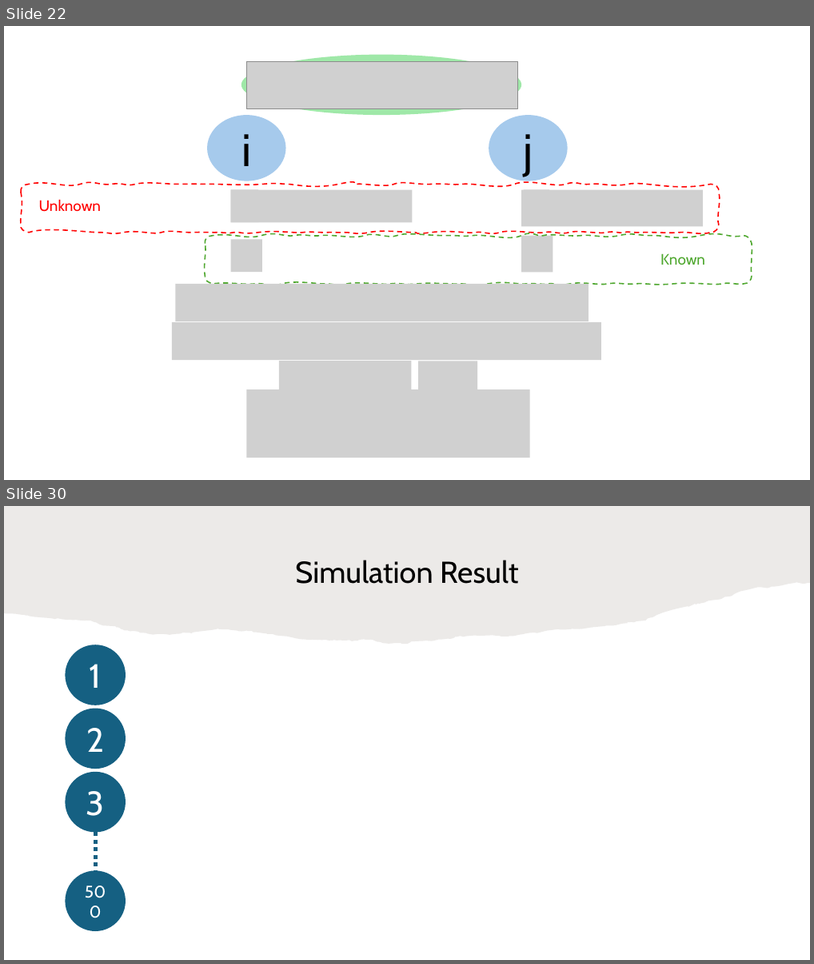
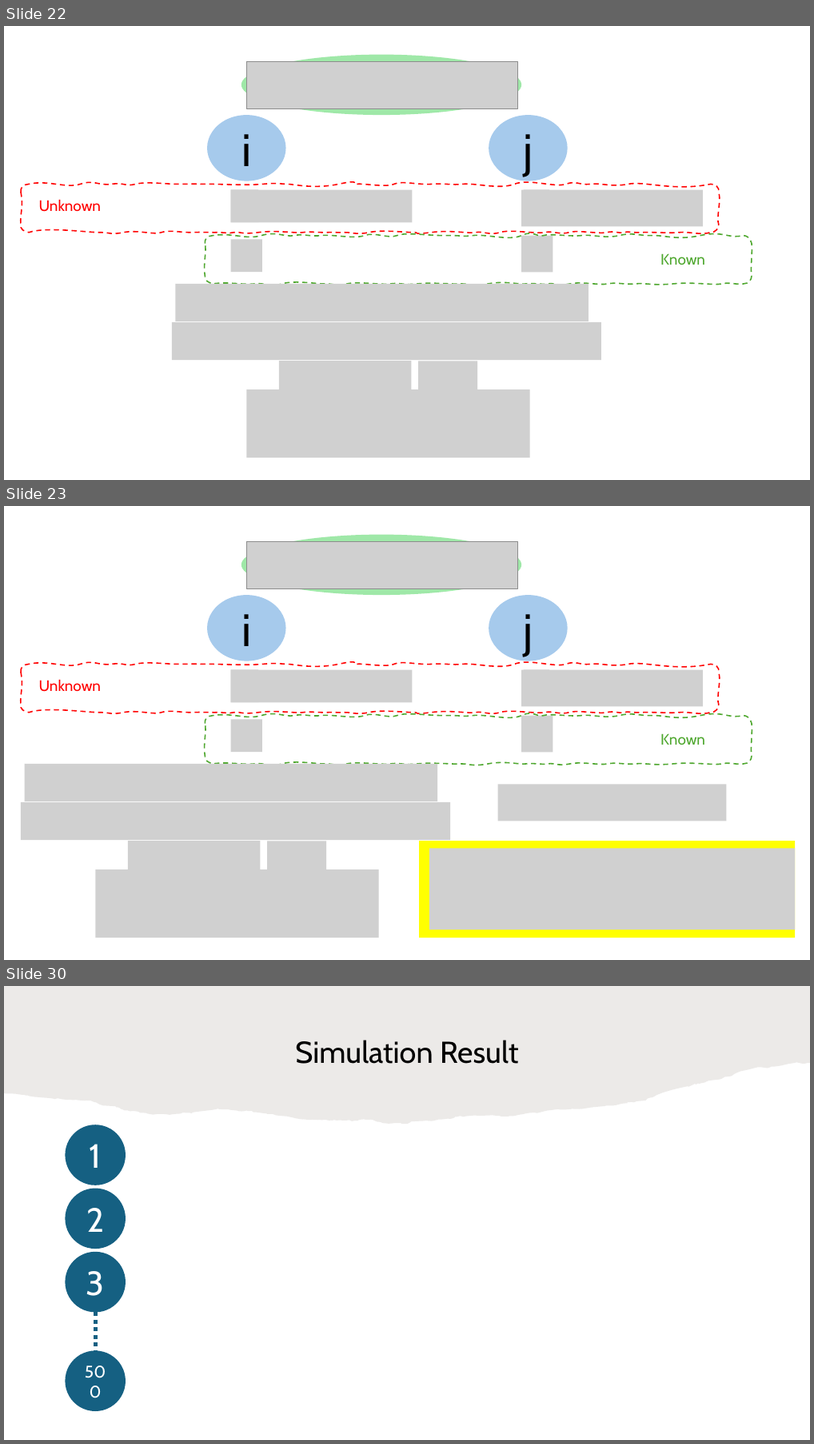
Before and after one commit to HaseebLUMS/Onyx-Presentation, a slide deck: tommy_hotnets_v2.pptx. Shown one above the other, each under a label of ours: slides 22 and 30 before the commit, slides 22, 23 and 30 after it; the slides between them are not shown. The pictures are 814x964 and 814x1444 pixels, drawn with LibreOffice and Linux fonts; fonts in the diff are those of the drawing; grey boxes stand for pictures. Boxes give left, top, right and bottom in pixels: in the first picture for what was removed or moved away, otherwise in the second. Text is boxed around its words. In the diff, an @@ line names an element or a change of style, - is before the commit and + after.

```diff
--- a/tommy_hotnets_v2.pptx
+++ b/tommy_hotnets_v2.pptx
@@ slide 23 added at [4,506,810,960], background #FFFFFF @@
@@ ellipse added at [242,535,522,595], fill #47D45A at 52% opacity @@
@@ picture added at [246,542,518,589] @@
@@ ellipse added at [207,595,286,661], fill #A6CAEC, 54 pt, text #000000 @@
+i
@@ ellipse added at [489,595,568,661], fill #A6CAEC, 54 pt, text #000000 @@
+j
@@ freeform shape added at [21,664,719,712], outline #FF0000 1.5 pt dashed @@
@@ picture added at [231,669,258,702] @@
@@ picture added at [231,670,412,703] @@
@@ picture added at [522,670,703,707] @@
@@ picture added at [524,669,550,705] @@
@@ text added at [39,679,101,692], 18 pt, text #FF0000 @@
+Unknown
@@ freeform shape added at [205,716,752,764], outline #4EA72E 1.5 pt dashed @@
@@ picture added at [231,719,262,752] @@
@@ picture added at [522,716,554,752] @@
@@ text added at [661,733,706,744], 18 pt, text #4EA72E @@
+Known
@@ picture added at [25,764,438,801] @@
@@ picture added at [498,784,727,820] @@
@@ picture added at [21,802,450,840] @@
@@ picture added at [128,840,261,872] @@
@@ picture added at [267,840,326,869] @@
@@ rectangle added at [420,840,796,937], fill #FFFF00 @@
@@ picture added at [430,848,796,929] @@
@@ picture added at [95,869,379,937] @@
```
Also in this commit, not shown: 9 slides changed, 1 slide removed.
